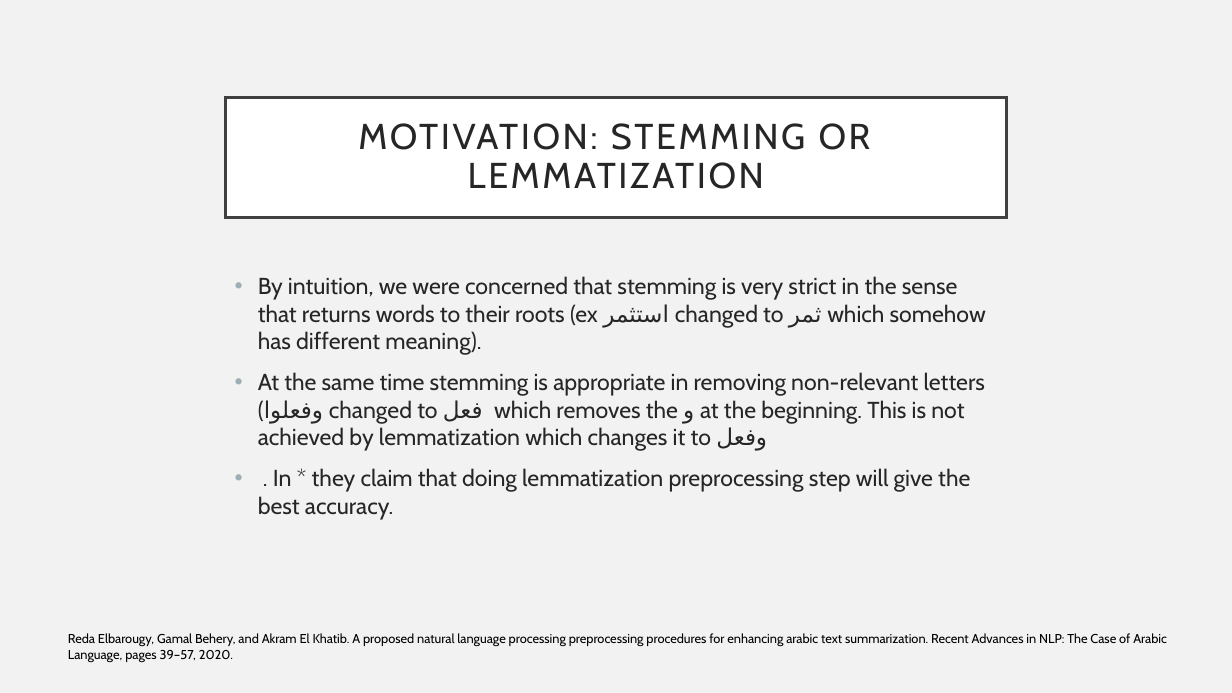
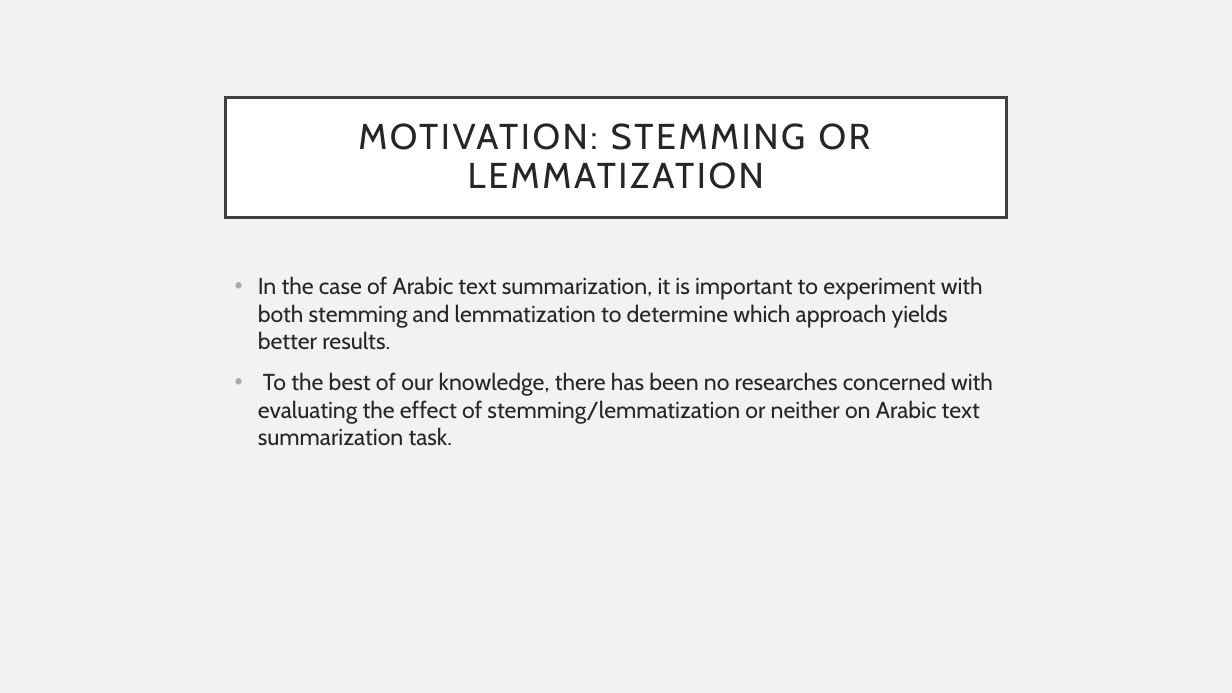
Before and after one commit to marwankhalid9876/NLP-Project, a slide deck: slide 9 of First Presentation.pptx. Drawn at 1232x693 pixels with LibreOffice and Linux fonts; fonts in the diff are those of the drawing. Boxes give left, top, right and bottom in pixels: in the first picture for what was removed or moved away, otherwise in the second. Text is boxed around its words. In the diff, an @@ line names an element or a change of style, - is before the commit and + after.

Commit message:
Done preprocessing

```diff
--- a/First Presentation.pptx
+++ b/First Presentation.pptx
@@ text at (x1=258, y1=276, x2=993, y2=446): text changed @@
-• By intuition, we were concerned that stemming is very strict in the sense that returns words to their roots (ex استثمر changed to ثمر which somehow has different meaning).
-• At the same time stemming is appropriate in removing non-relevant letters (وفعلوا changed to فعل which removes the و at the beginning. This is not achieved by lemmatization which changes it to وفعل
-• . In * they claim that doing lemmatization preprocessing step will give the best accuracy.
+• In the case of Arabic text summarization, it is important to experiment with
+  both stemming and lemmatization to determine which approach yields better results.
+• To the best of our knowledge, there has been no researches concerned with evaluating the effect of stemming/lemmatization or neither on Arabic text summarization task.
@@ text removed at (x1=68, y1=633, x2=1167, y2=662) @@
-Reda Elbarougy, Gamal Behery, and Akram El Khatib. A proposed natural language processing preprocessing procedures for enhancing arabic text summarization. Recent Advances in NLP: The Case of Arabic Language, pages 39–57, 2020.
```
Also in this commit, not shown: 2 other slides changed, 1 slide added, 4 other files.
